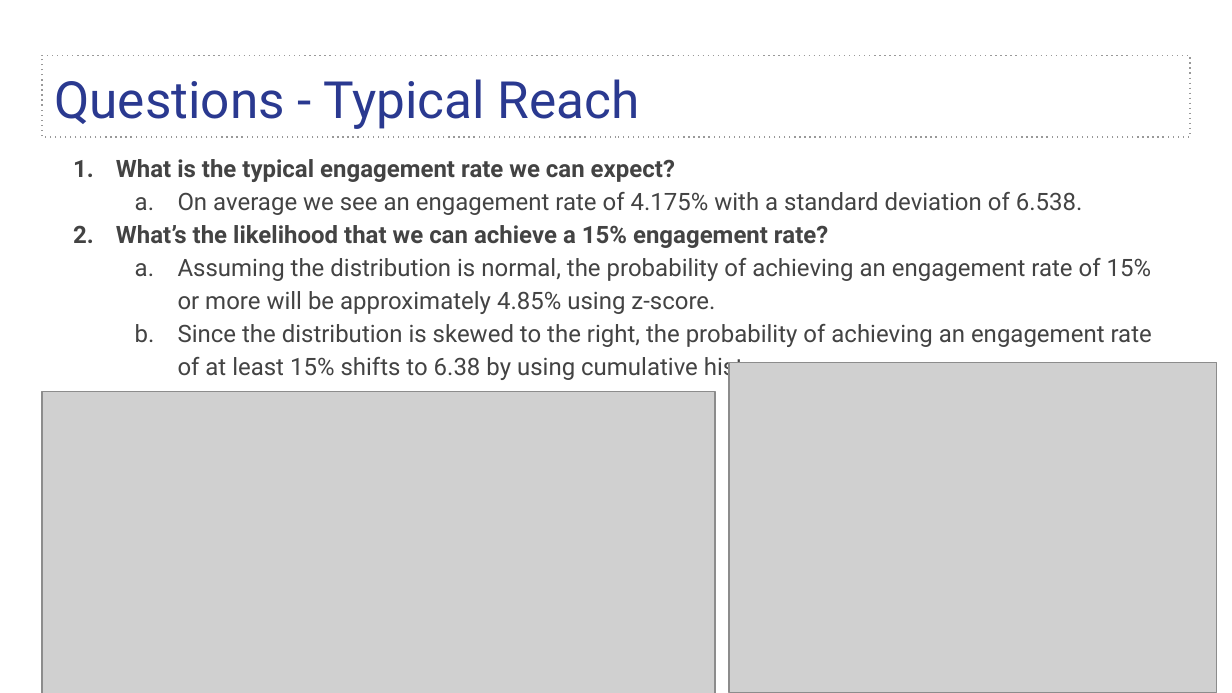
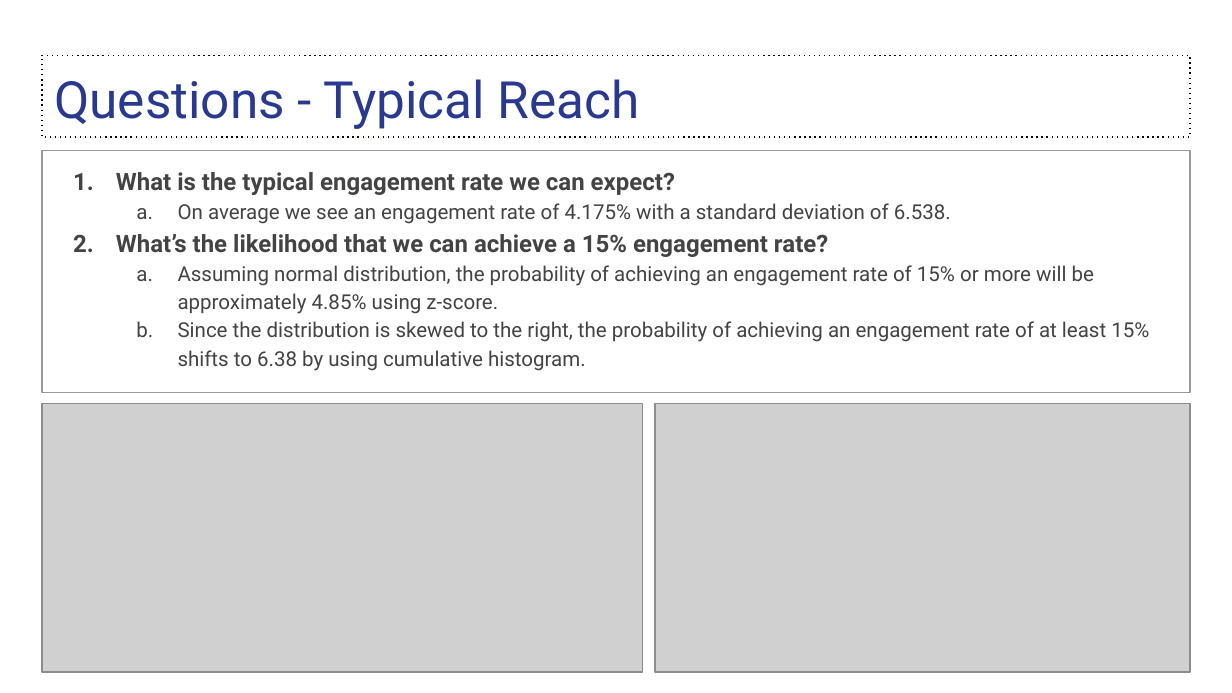
Before and after one commit to sidthakur08/EGxGeniusLeague, a slide deck: slide 6 of DA/EG Data Analysis Assessment .pptx. Drawn at 1232x693 pixels with LibreOffice and Linux fonts; fonts in the diff are those of the drawing; grey boxes stand for pictures. Boxes give left, top, right and bottom in pixels: in the first picture for what was removed or moved away, otherwise in the second. Text is boxed around its words. In the diff, an @@ line names an element or a change of style, - is before the commit and + after.

```diff
--- a/DA/EG Data Analysis Assessment .pptx
+++ b/DA/EG Data Analysis Assessment .pptx
@@ title "Questions - Typical Reach" at bbox=[42, 55, 1190, 137]: outline #999999 0.75 pt dashed to #000000 0.75 pt dashed @@
@@ text "What is the typical engagement ...": place and size @@
-text "What is the typical engagement ..." at bbox=[116, 159, 1152, 382]
+text "What is the typical engagement ..." at bbox=[42, 150, 1190, 392]
@@ text "What is the typical engagement ..." at bbox=[42, 150, 1190, 392]: outline none to #999999 0.75 pt @@
@@ text at bbox=[178, 203, 1149, 371]: size 14 to 12 pt in "On average we see an engagement rate ...", "Since the distribution is skewed to the ..."; indent changed @@
@@ text at bbox=[178, 265, 1094, 314]: text changed; size 14 to 12 pt @@
-  a. Assuming the distribution is normal, the probability of achieving an engagement rate of 15% or more will be approximately 4.85% using z-score.
+  a. Assuming normal distribution, the probability of achieving an engagement rate of 15% or more will be approximately 4.85% using z-score.
@@ picture: place and size @@
-picture at bbox=[42, 392, 715, 693]
+picture at bbox=[42, 403, 643, 671]
@@ picture: place and size @@
-picture at bbox=[729, 362, 1217, 692]
+picture at bbox=[655, 403, 1190, 671]
```
Also in this commit, not shown: 9 other slides changed, 2 slides added, 7 other files.
